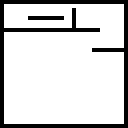
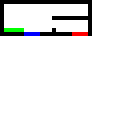
Before/after of a 128×128 layered artwork. What changed in the layer stack:
painted on "Layer 2" over [0, 0, 128, 128]
